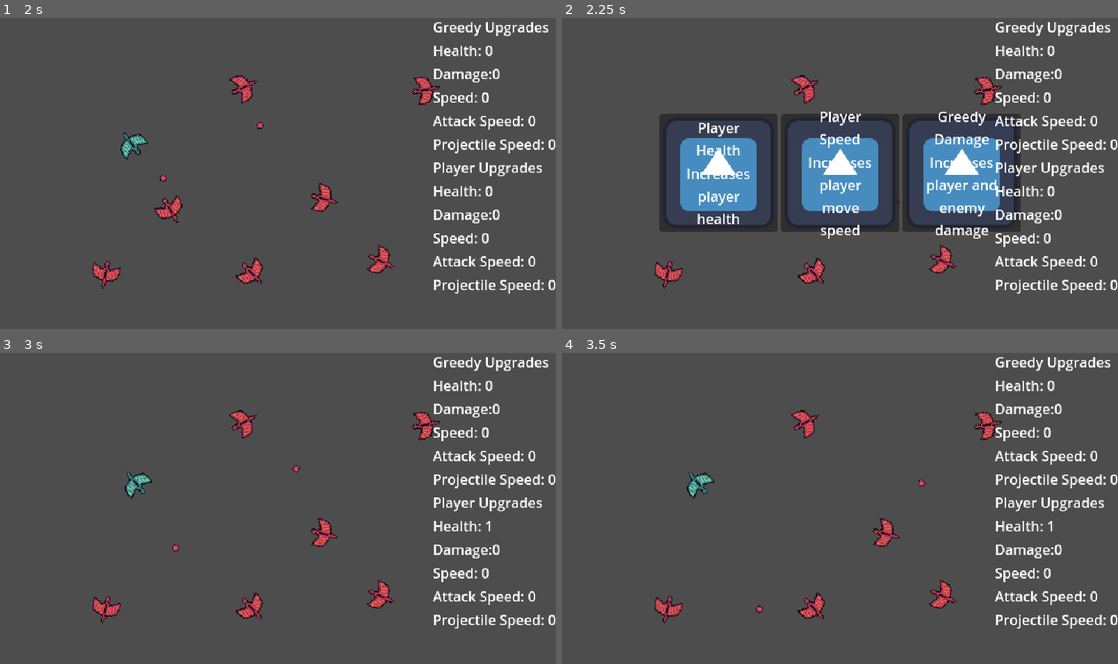
Above: before the commit, frames 1-4 (two rows, left to right).
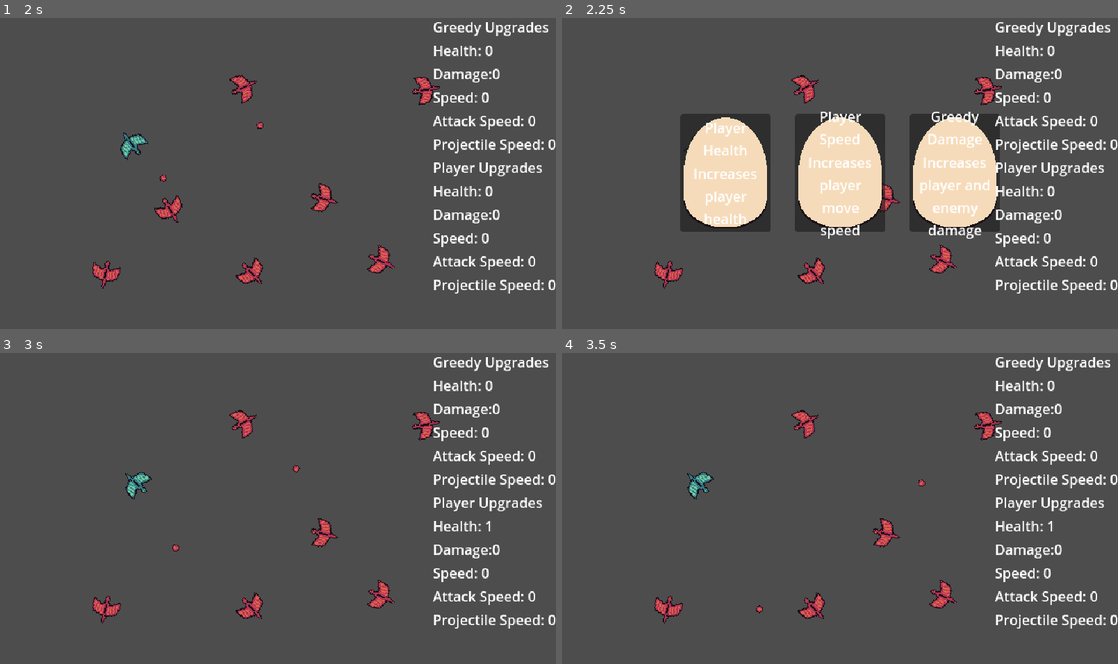
Above: after the commit, the same moments.

Repository: TheSlogs/MiniJam151
Game: Godot game, scene res://game/test_level.tscn
Two runs of this game, one before a commit and one after it. Both use one fixed random seed, a clock stepped at 60 frames per second and the inputs below. The project has no main scene, so this scene is started directly. The engine's default icon, where the game draws it, is replaced by a stand-in: a white triangle on a blue panel in a dark square.
Inputs (mouse positions are in pixels of both pictures, inside the frame that each line leads up to; where the layout moved, square brackets give the same spot in the first picture):
- Up to frame 1 (2 s): tap Enter at 0.5 s; move the mouse to (400, 157) at 0.52 s; hold D (right) 0.53-1.28 s; click (400, 157) at 0.6 s; move the mouse to (166, 189) at 1.27 s; hold S (down) from 1.28 s (still down); click (166, 189) at 1.35 s
- Up to frame 2 (2.25 s): move the mouse to (895, 105) at 2.02 s; release S (down) at 2.03 s; hold D (right) from 2.03 s (still down); click (895, 105) at 2.1 s
- Up to frame 3 (3 s): release D (right) at 2.75 s; click (161, 508) [155, 508] at 2.75 s
- Up to frame 4 (3.5 s): no input

Frame 1 is identical in both runs. In frame 2, 20% of the frame differs, in the area x 17-83%, y 30-71%; in frame 3, 0.2%; in frame 4, 0.2%.

Commit message:
bababooie

Diff:
--- a/game/hud/upgrade_card.tscn
+++ b/game/hud/upgrade_card.tscn
@@ -1,6 +1,6 @@
 [gd_scene load_steps=3 format=3 uid="uid://bk1jpk1q6y1ac"]
 
-[ext_resource type="Texture2D" uid="uid://dwlmnhi56nx1t" path="res://icon.svg" id="1_6co0s"]
+[ext_resource type="Texture2D" uid="uid://c1ixfp5bk8dxq" path="res://Assets/ui_and_hud/upgrade.png" id="1_urdvs"]
 [ext_resource type="Script" path="res://game/hud/upgrade_card.gd" id="2_8uh3l"]
 
 [node name="UpgradeCard" type="Button" node_paths=PackedStringArray("title", "desc")]
@@ -8,7 +8,7 @@
 offset_bottom = 119.0
 size_flags_horizontal = 6
 size_flags_vertical = 6
-icon = ExtResource("1_6co0s")
+icon = ExtResource("1_urdvs")
 script = ExtResource("2_8uh3l")
 title = NodePath("VBoxContainer/Title")
 desc = NodePath("VBoxContainer/Description")
